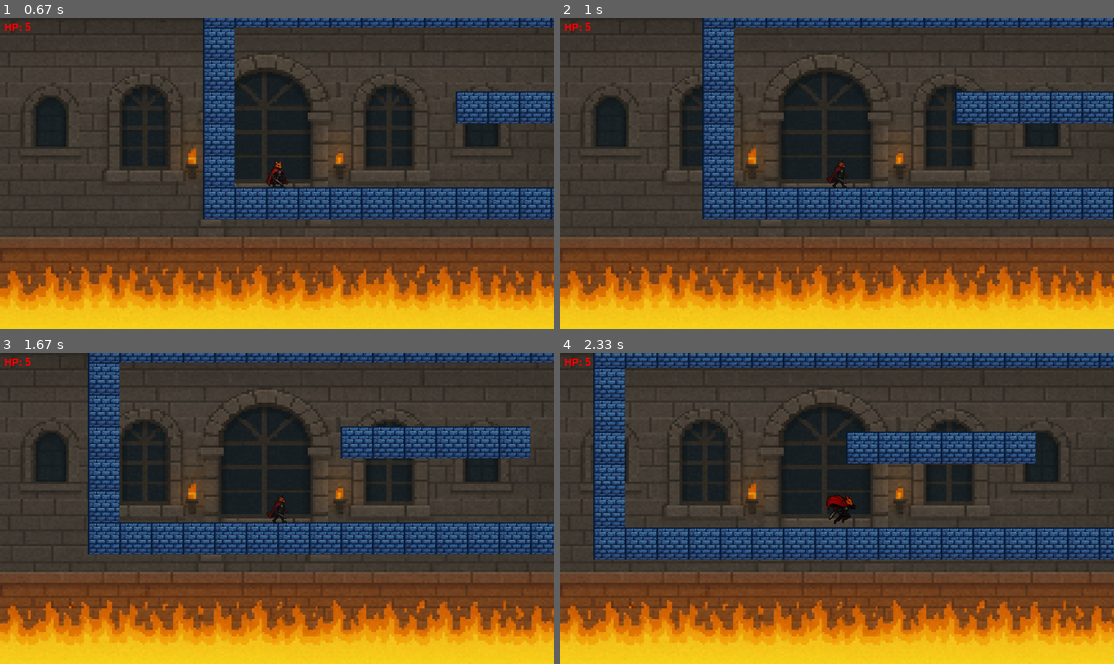
Above: before the commit, frames 1-4 (two rows, left to right).
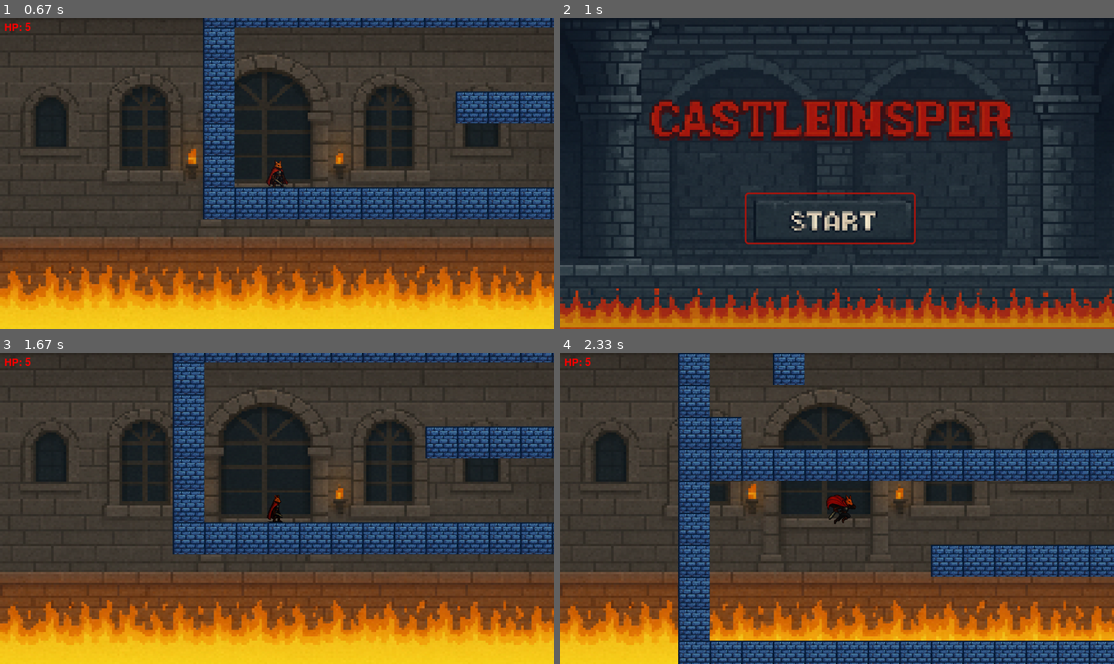
Above: after the commit, the same moments.

Repository: Victor-LP/pygame
Game: pygame game, started from CastleInsper.py
The game is run twice, just before and just after one commit, with the same random seed, the same clock (stepped at 60 frames per second) and the same inputs.
Inputs:
- Up to frame 1 (0.67 s): tap Enter at 0.33 s
- Up to frame 2 (1 s): hold M from 0.67 s (still down); hold D from 0.67 s (still down)
- Up to frame 3 (1.67 s): release M at 1.13 s; release D at 1.13 s; tap Space at 1.17 s; hold D from 1.5 s (still down)
- Up to frame 4 (2.33 s): release D at 1.97 s; hold W 2-2.3 s

Frame 1 is identical in both runs. In frame 2, 84% of the frame differs, in the area x 0-100%, y 0-100%; in frame 3, 14%; in frame 4, 37%.

Commit message:
Botão Menu (M)

Diff:
--- a/game.py
+++ b/game.py
@@ -1,5 +1,5 @@
 import pygame
-from config import FPS, GRAY, WIDTH, HEIGHT, BLOCK_WIDTH, BLOCK_HEIGHT, MAP, BLOCK, GAME_OVER
+from config import FPS, GRAY, WIDTH, HEIGHT, BLOCK_WIDTH, BLOCK_HEIGHT, MAP, BLOCK, GAME_OVER, INIT
 from assets import load_assets
 from sprites import Tile, Player, Zombie, Bat, Ghost
 import random
@@ -83,7 +83,6 @@
         for event in pygame.event.get():
             if event.type == pygame.QUIT:
                 running = False
-
             elif event.type == pygame.KEYDOWN:
                 keys_down[event.key] = True
 
@@ -99,6 +98,11 @@
                     player.attack(assets)
                 elif event.key == pygame.K_ESCAPE:
                     running = False
+                elif event.key == pygame.K_m:
+                    pygame.mixer.music.stop()
+                    pygame.mixer.music.fadeout(1000)
+                    return INIT
+
 
             elif event.type == pygame.KEYUP:
                 if event.key in keys_down:
--- a/init.py
+++ b/init.py
@@ -10,6 +10,7 @@
     clock = pygame.time.Clock()
     assets = load_assets()
     pygame.mixer.music.stop()
+    pygame.mixer.music.fadeout(1000)
     pygame.mixer.music.load('assets/snd/menu_music.wav')
     pygame.mixer.music.set_volume(0.5)
     pygame.mixer.music.play(loops=-1)
@@ -45,6 +46,7 @@
     clock = pygame.time.Clock()
     assets = load_assets()
     pygame.mixer.music.stop()
+    pygame.mixer.music.fadeout(1000)
     pygame.mixer.music.load('assets/snd/game_over.wav')
     pygame.mixer.music.set_volume(0.5)
     pygame.mixer.music.play(loops=-1)
